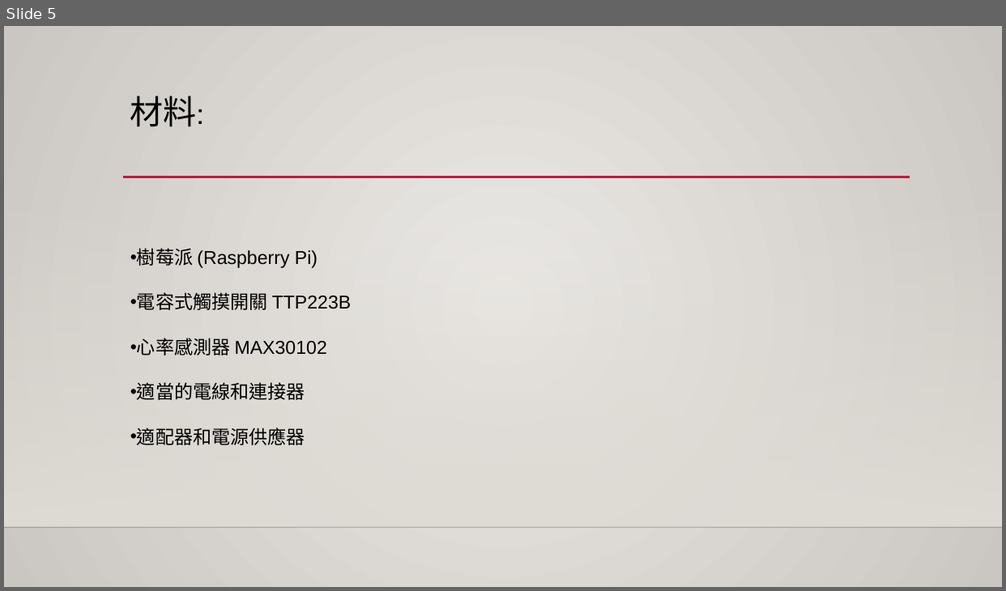
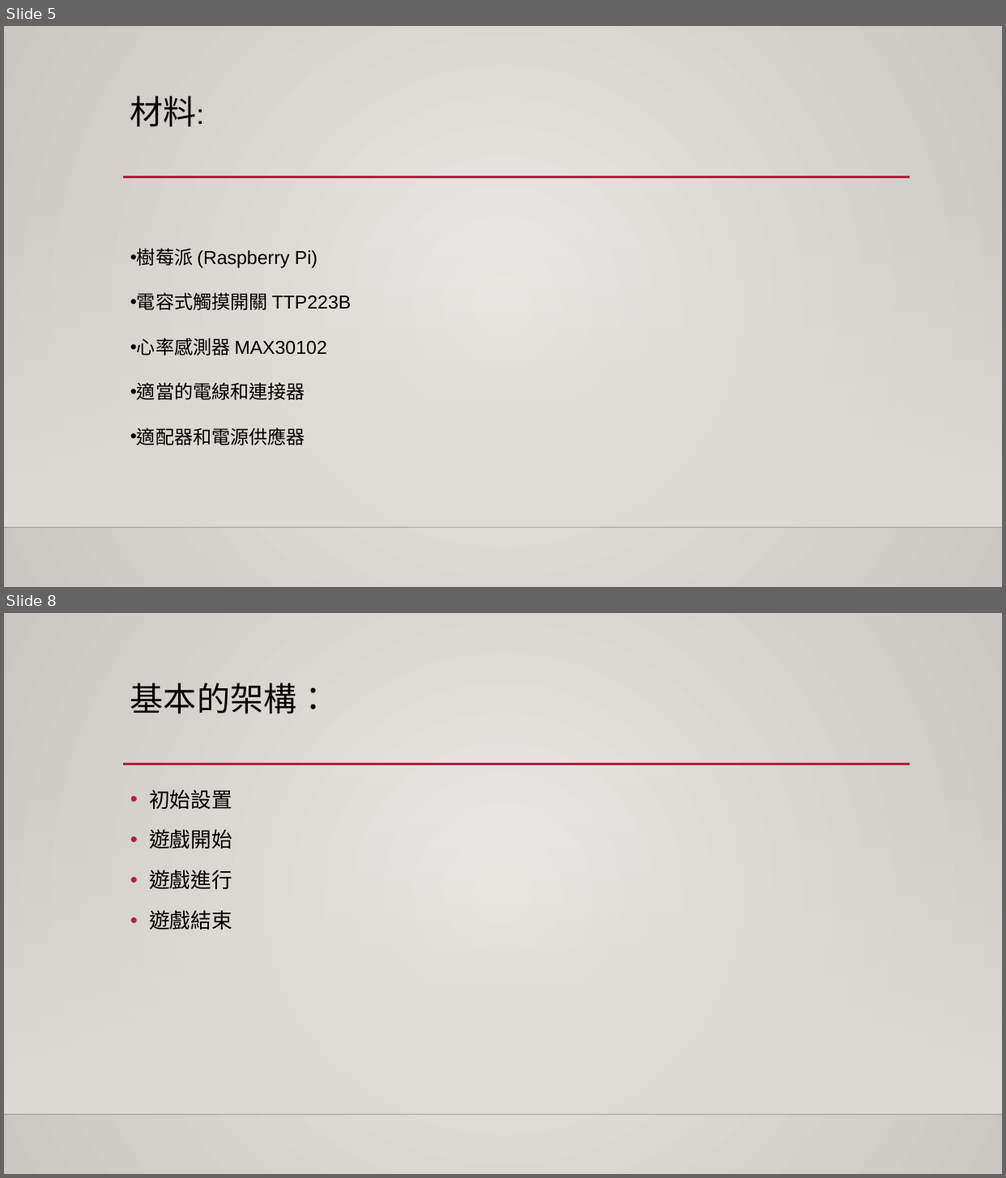
Before and after one commit to 4110E102/2024.2.29, a slide deck: 4110E102 PIgame.pptx. Shown one above the other, each under a label of ours: slide 5 before the commit, slides 5 and 8 after it; the slides between them are not shown. The pictures are 1006x591 and 1006x1178 pixels, drawn with LibreOffice and Linux fonts; fonts in the diff are those of the drawing; background and template pictures are left out. Boxes give left, top, right and bottom in pixels: in the first picture for what was removed or moved away, otherwise in the second. Text is boxed around its words. In the diff, an @@ line names an element or a change of style, - is before the commit and + after.

```diff
--- a/4110E102 PIgame.pptx
+++ b/4110E102 PIgame.pptx
@@ slide 8 added at bbox=[4, 613, 1002, 1174], background gradient #ECEAE7 to #CAC7C1; not listed: 3 template elements that a slide beside it also shows @@
@@ title added at bbox=[130, 683, 330, 714], 32 pt, text #000000 @@
+基本的架構：
@@ text added at bbox=[149, 790, 232, 930], 20 pt, text #000000 @@
+• 初始設置
+• 遊戲開始
+• 遊戲進行
+• 遊戲結束
```
Also in this commit, not shown: 2 slides changed, 9 other slides added, 1 slide removed.
